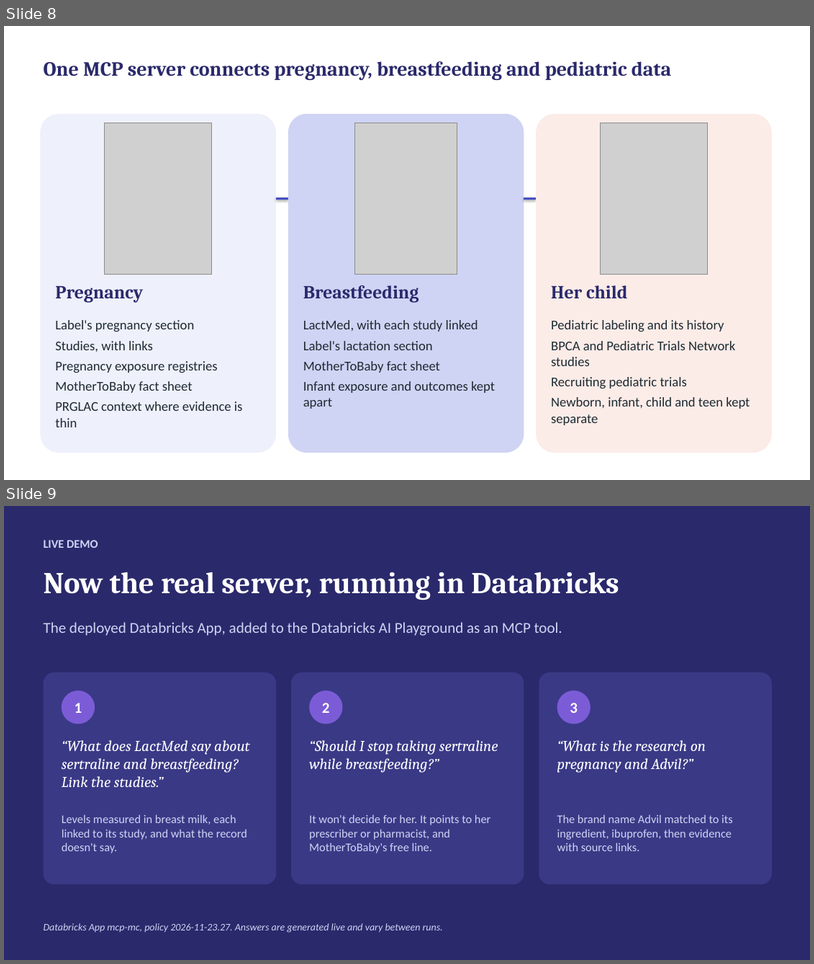
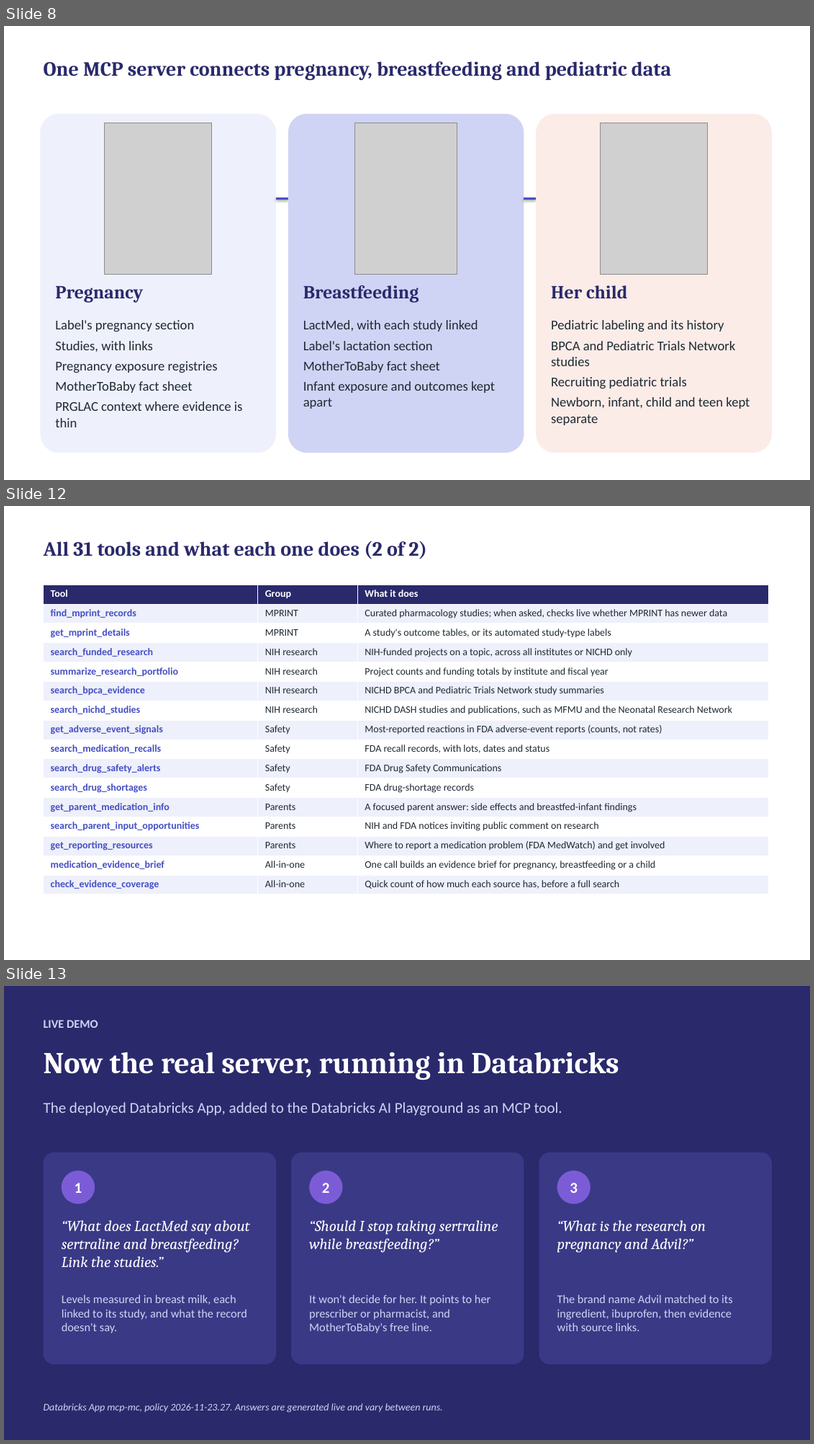
Before and after one commit to gpiat333/Parent-Child-Pharmacology-MCP, a slide deck: presentation/Parent-child Pharmacology MCP — Demo slides.pptx. Shown one above the other, each under a label of ours: slides 8 and 9 before the commit, slides 8, 12 and 13 after it; the slides between them are not shown. The pictures are 814x964 and 814x1444 pixels, drawn with LibreOffice and Linux fonts; fonts in the diff are those of the drawing; grey boxes stand for pictures. Boxes give left, top, right and bottom in pixels: in the first picture for what was removed or moved away, otherwise in the second. Text is boxed around its words. In the diff, an @@ line names an element or a change of style, - is before the commit and + after.

```diff
--- a/presentation/Parent-child Pharmacology MCP — Demo slides.pptx
+++ b/presentation/Parent-child Pharmacology MCP — Demo slides.pptx
@@ slide 12 added at (x1=4, y1=506, x2=810, y2=960), background #FFFFFF @@
@@ text added at (x1=44, y1=541, x2=427, y2=559), 24 pt, text #2A296B, bold @@
+All 31 tools and what each one does (2 of 2)
@@ table added at (x1=44, y1=584, x2=769, y2=894), 16 rows, 3 columns @@
+Tool | Group | What it does
+find_mprint_records | MPRINT | Curated pharmacology studies; when asked, checks live whether MPRINT has newer data
+get_mprint_details | MPRINT | A study's outcome tables, or its automated study-type labels
+search_funded_research | NIH research | NIH-funded projects on a topic, across all institutes or NICHD only
+summarize_research_portfolio | NIH research | Project counts and funding totals by institute and fiscal year
+search_bpca_evidence | NIH research | NICHD BPCA and Pediatric Trials Network study summaries
+search_nichd_studies | NIH research | NICHD DASH studies and publications, such as MFMU and the Neonatal Research Network
+get_adverse_event_signals | Safety | Most-reported reactions in FDA adverse-event reports (counts, not rates)
+search_medication_recalls | Safety | FDA recall records, with lots, dates and status
+search_drug_safety_alerts | Safety | FDA Drug Safety Communications
+search_drug_shortages | Safety | FDA drug-shortage records
+get_parent_medication_info | Parents | A focused parent answer: side effects and breastfed-infant findings
+search_parent_input_opportunities | Parents | NIH and FDA notices inviting public comment on research
+get_reporting_resources | Parents | Where to report a medication problem (FDA MedWatch) and get involved
+medication_evidence_brief | All-in-one | One call builds an evidence brief for pregnancy, breastfeeding or a child
+check_evidence_coverage | All-in-one | Quick count of how much each source has, before a full search
@@ what was slide 9 is now slide 13 @@
```
Also in this commit, not shown: 4 other slides added, 2 other files.
